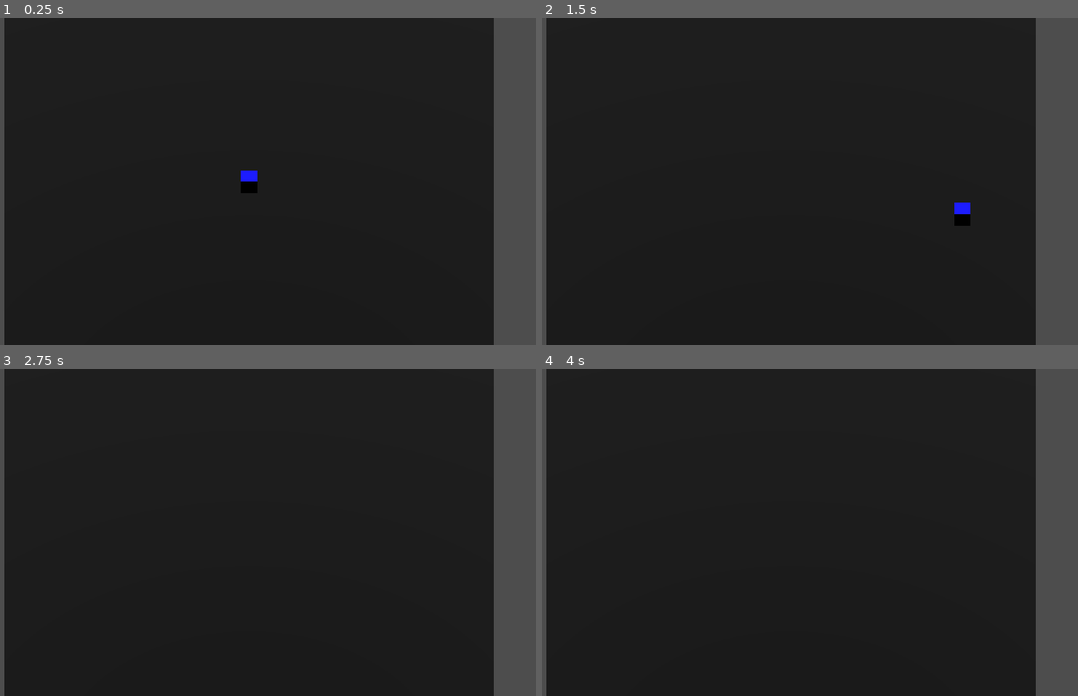
Above: before the commit, frames 1-4 (two rows, left to right).
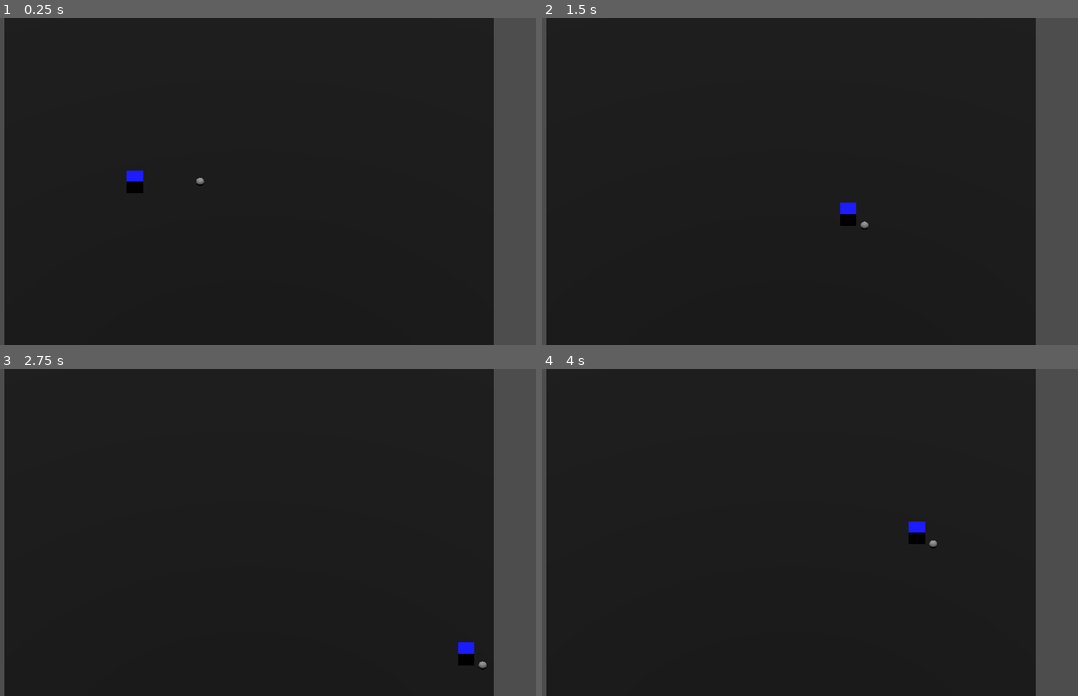
Above: after the commit, the same moments.

Repository: doubledsuarez/FoodBall
Game: Godot game, scene res://game.tscn
The game is run twice, just before and just after one commit, with the same random seed, the same clock (stepped at 60 frames per second) and the same inputs.
Inputs:
- Up to frame 1 (0.25 s): no input
- Up to frame 2 (1.5 s): tap Enter at 0.5 s; hold D (move_right) 0.53-1.28 s; hold S (move_back) from 1.28 s (still down)
- Up to frame 3 (2.75 s): release S (move_back) at 2.03 s; hold D (move_right) from 2.03 s (still down)
- Up to frame 4 (4 s): release D (move_right) at 2.78 s; hold W (move_forward) 2.78-3.53 s; hold A (move_left) from 3.53 s (still down)

The runs differ from the first frame. In frame 1, 0.5% of the frame differs, in the area x 23-49%, y 46-54%; in frame 2, 0.5%; in frame 3, 0.2%; in frame 4, 0.2%.

Commit message:
pick up food item

Diff:
--- /dev/null
+++ b/entities/food/food.gd
@@ -0,0 +1,20 @@
+extends Area3D
+
+@onready var foodInstance = preload("res://entities/food/food.tscn").instantiate()
+
+# Called when the node enters the scene tree for the first time.
+func _ready() -> void:
+	pass # Replace with function body.
+
+
+# Called every frame. 'delta' is the elapsed time since the previous frame.
+func _process(delta: float) -> void:
+	pass
+
+
+func _on_body_entered(body: Node3D) -> void:
+	if body is CharacterBody3D:
+		body.add_child(foodInstance)
+		foodInstance.position = Vector3(1, 0, 1)
+		queue_free()
+		print("added")
--- /dev/null
+++ b/entities/food/food.tscn
@@ -0,0 +1,20 @@
+[gd_scene load_steps=4 format=3 uid="uid://cn8n0j2de43v4"]
+
+[ext_resource type="Script" uid="uid://5tr1j1k8kty3" path="res://entities/food/food.gd" id="1_bw6vg"]
+
+[sub_resource type="SphereShape3D" id="SphereShape3D_ylt38"]
+
+[sub_resource type="SphereMesh" id="SphereMesh_bw6vg"]
+
+[node name="Food" type="Area3D"]
+script = ExtResource("1_bw6vg")
+
+[node name="CollisionShape3D" type="CollisionShape3D" parent="."]
+transform = Transform3D(0.5, 0, 0, 0, 0.5, 0, 0, 0, 0.5, 0, 0, 0)
+shape = SubResource("SphereShape3D_ylt38")
+
+[node name="Pivot" type="Node3D" parent="."]
+
+[node name="MeshInstance3D" type="MeshInstance3D" parent="Pivot"]
+transform = Transform3D(0.5, 0, 0, 0, 0.5, 0, 0, 0, 0.5, 0, 0, 0)
+mesh = SubResource("SphereMesh_bw6vg")
--- a/entities/player/player.gd
+++ b/entities/player/player.gd
@@ -36,4 +36,4 @@
 
 	# Moving the Character
 	velocity = target_velocity
-	move_and_slide()
+	var collision_count = move_and_slide()
--- /dev/null
+++ b/game.gd
@@ -0,0 +1,10 @@
+extends Node
+
+# Called when the node enters the scene tree for the first time.
+func _ready() -> void:
+	pass # Replace with function body.
+
+
+# Called every frame. 'delta' is the elapsed time since the previous frame.
+func _process(delta: float) -> void:
+	pass
--- a/game.tscn
+++ b/game.tscn
@@ -1,6 +1,8 @@
-[gd_scene load_steps=5 format=3 uid="uid://c4ejbhsvcm1fe"]
+[gd_scene load_steps=7 format=3 uid="uid://c4ejbhsvcm1fe"]
 
 [ext_resource type="PackedScene" uid="uid://wu14x6pdx8fq" path="res://entities/player/player.tscn" id="1_80nbo"]
+[ext_resource type="Script" uid="uid://dj2bbrrv1b72b" path="res://game.gd" id="1_feb5d"]
+[ext_resource type="PackedScene" uid="uid://cn8n0j2de43v4" path="res://entities/food/food.tscn" id="2_e2o6t"]
 
 [sub_resource type="BoxShape3D" id="BoxShape3D_mwb40"]
 size = Vector3(30, 1, 30)
@@ -12,6 +14,7 @@
 size = Vector3(30, 1, 30)
 
 [node name="Game" type="Node"]
+script = ExtResource("1_feb5d")
 
 [node name="StaticBody3D" type="StaticBody3D" parent="."]
 transform = Transform3D(1, 0, 0, 0, 1, 0, 0, 0, 1, 0, -1, 0)
@@ -28,7 +31,7 @@
 shadow_enabled = true
 
 [node name="Player" parent="." instance=ExtResource("1_80nbo")]
-transform = Transform3D(1, 0, 0, 0, 1, 0, 0, 0, 1, 0, 1, 0)
+transform = Transform3D(1, 0, 0, 0, 1, 0, 0, 0, 1, -7, 0, 0)
 
 [node name="CameraPivot" type="Node3D" parent="."]
 transform = Transform3D(1, 0, 0, 0, 0.707107, 0.707107, 0, -0.707107, 0.707107, 0, 20, 20)
@@ -37,3 +40,8 @@
 projection = 1
 current = true
 size = 20.0
+
+[node name="Food" parent="." instance=ExtResource("2_e2o6t")]
+transform = Transform3D(1, 0, 0, 0, 1, 0, 0, 0, 1, -3, 0, 0)
+
+[connection signal="body_entered" from="Food" to="Food" method="_on_body_entered"]
Not shown, added: entities/food/food.gd.uid
Not shown, added: game.gd.uid
